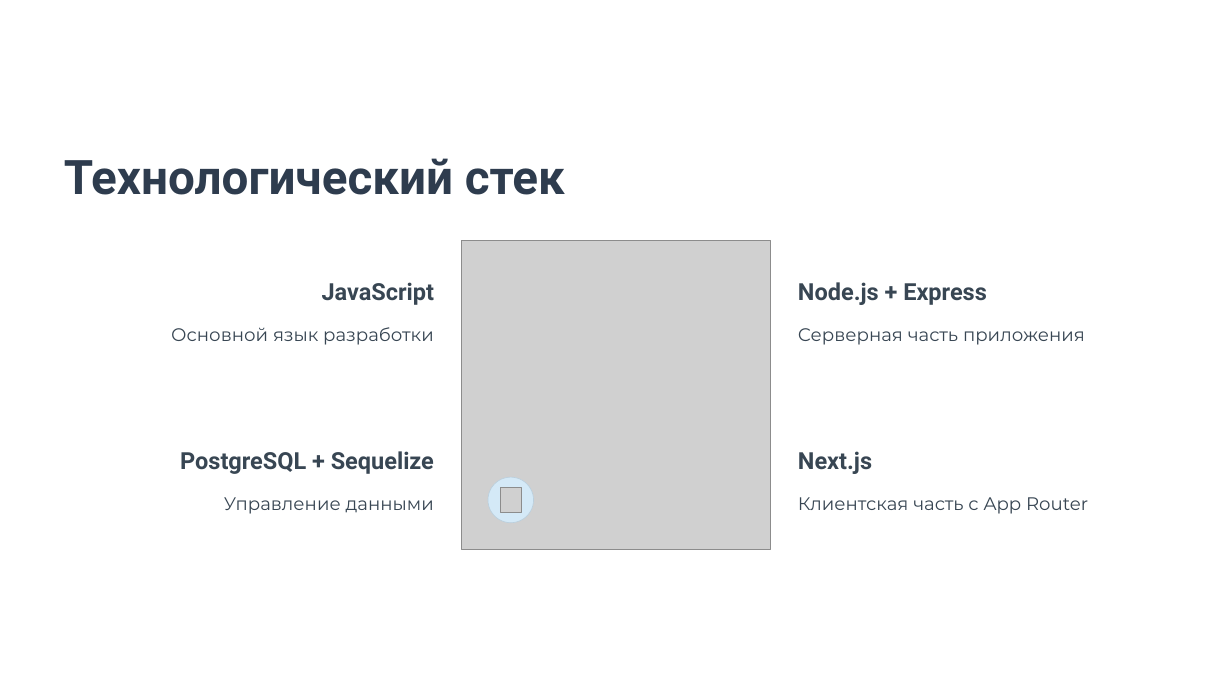
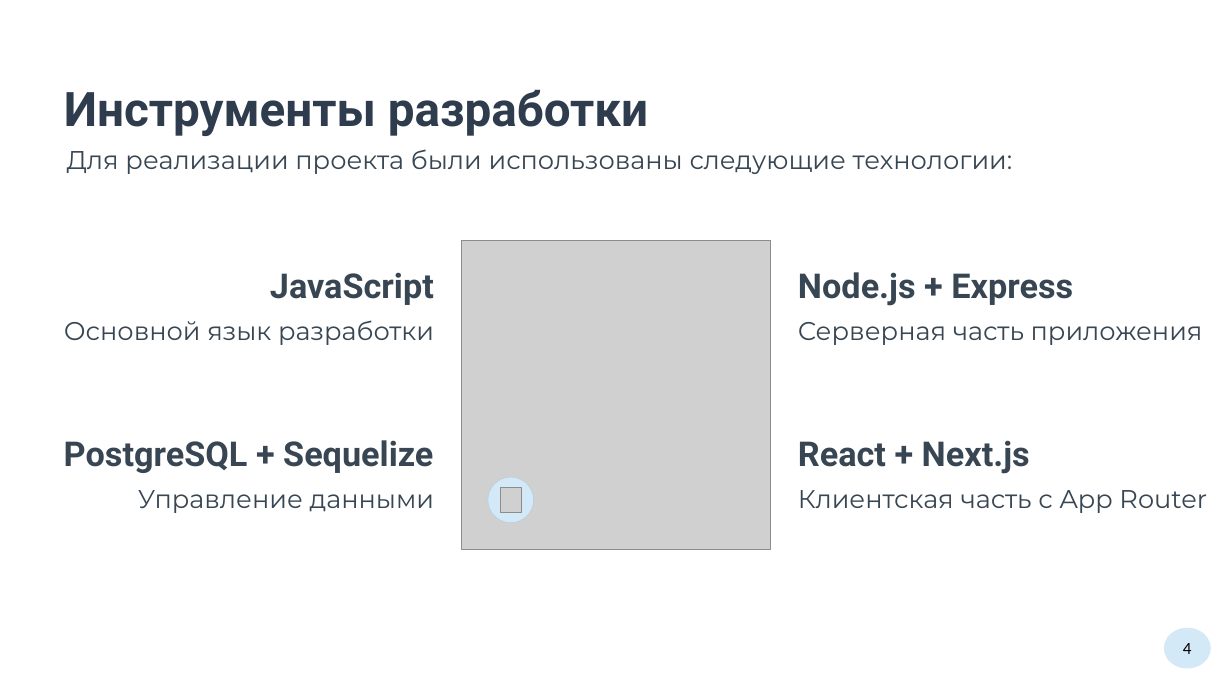
Before and after one commit to dizmortus/PerformanceAccounting, a slide deck: slide 4 of файлы/Высоцкий.pptx. Drawn at 1232x693 pixels with LibreOffice and Linux fonts; fonts in the diff are those of the drawing; grey boxes stand for pictures; background and template pictures are left out. Boxes give left, top, right and bottom in pixels: in the first picture for what was removed or moved away, otherwise in the second. Text is boxed around its words. In the diff, an @@ line names an element or a change of style, - is before the commit and + after.

```diff
--- a/файлы/Высоцкий.pptx
+++ b/файлы/Высоцкий.pptx
@@ text at <box>64,89,648,136</box>: text changed @@
-Технологический стек
+Инструменты разработки
@@ text added at <box>67,149,1013,174</box>, 24 pt, text #384653 @@
+Для реализации проекта были использованы следующие технологии:
@@ size 22 to 32 pt in 3 elements at <box>270,272,434,305</box>, <box>798,272,1073,306</box>, <box>64,440,433,473</box> @@
@@ text at <box>798,440,1030,474</box>: text changed; size 22 to 32 pt @@
-Next.js
+React + Next.js
@@ size 17 to 24 pt in 4 elements at <box>64,320,434,345</box>, <box>798,322,1203,345</box>, <box>798,490,1207,513</box>, <box>138,490,434,513</box> @@
@@ ellipse added at <box>1164,628,1211,668</box>, fill #D4E9F7, 16 pt, text #000000 @@
+4
```
Also in this commit, not shown: 6 other slides changed, 3 slides added, 2 slides removed, 6 other files.
